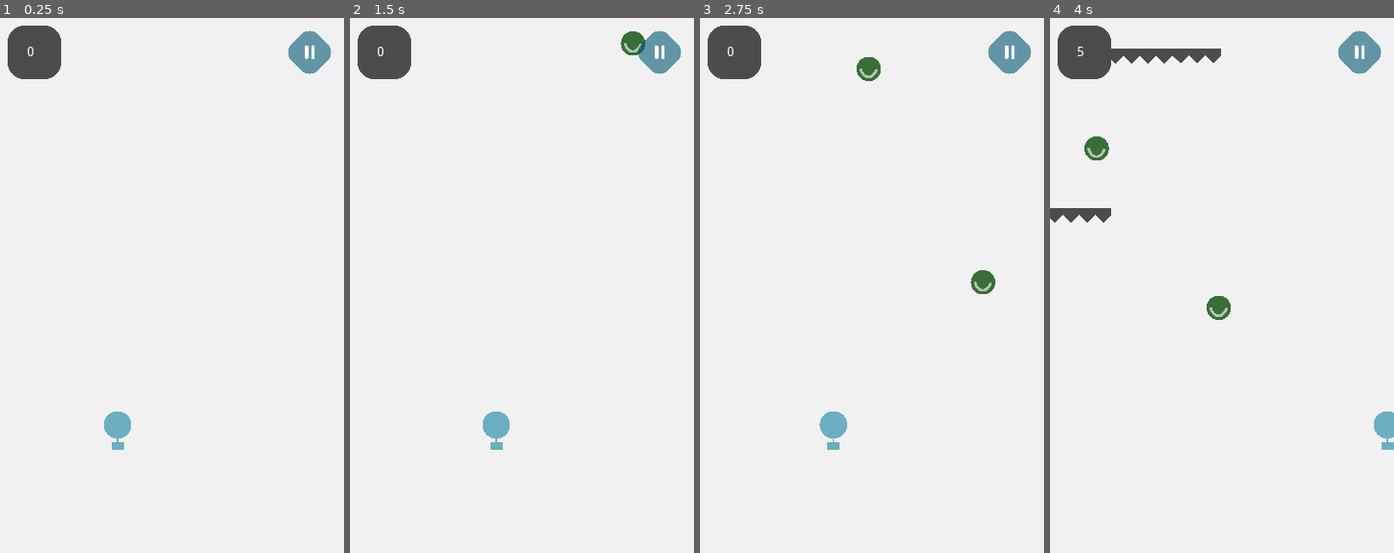
Above: before the commit, frames 1-4 (left to right).
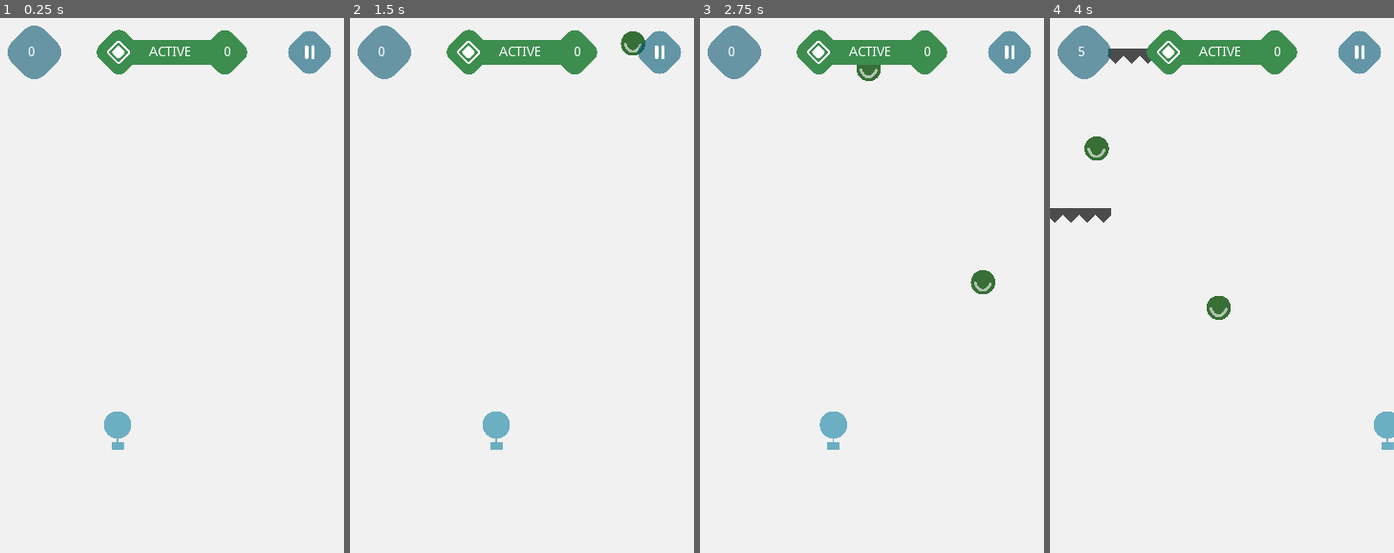
Above: after the commit, the same moments.

Repository: efenstakes/psnn
Game: Godot game, scene res://scenes/PSNN.tscn
The game is run twice, just before and just after one commit, with the same random seed, the same clock (stepped at 60 frames per second) and the same inputs.
Inputs (mouse positions are in pixels of both pictures, inside the frame that each line leads up to):
- Up to frame 1 (0.25 s): no input
- Up to frame 2 (1.5 s): click (659, 50) at 0.5 s; tap Enter at 1.25 s; hold Right (ui_right) from 1.28 s (still down)
- Up to frame 3 (2.75 s): release Right (ui_right) at 2.03 s; hold Left (ui_left) from 2.03 s (still down)
- Up to frame 4 (4 s): release Left (ui_left) at 2.78 s; hold Right (ui_right) from 2.78 s (still down)

The runs differ from the first frame. In frame 1, 3.6% of the frame differs, in the area x 2-72%, y 1-12%; in frame 2, 3.6%; in frame 3, 3.6%; in frame 4, 3.7%.

Commit message:
update logic & add shield indicator

Diff:
--- a/scenes/HUD.tscn
+++ b/scenes/HUD.tscn
@@ -1,7 +1,8 @@
-[gd_scene load_steps=4 format=2]
+[gd_scene load_steps=5 format=2]
 
 [ext_resource path="res://scripts/HUD.gd" type="Script" id=1]
-[ext_resource path="res://assets/round_box_black.png" type="Texture" id=2]
+[ext_resource path="res://assets/round_box.png" type="Texture" id=2]
+[ext_resource path="res://assets/shield-indicator.png" type="Texture" id=3]
 [ext_resource path="res://assets/pause_button.png" type="Texture" id=4]
 
 [node name="HUD" type="CanvasLayer"]
@@ -21,7 +22,7 @@
 margin_right = 344.0
 margin_bottom = 56.0
 
-[node name="NinePatchRect" type="NinePatchRect" parent="VBoxContainer/HBoxContainer"]
+[node name="ScoreContainer" type="NinePatchRect" parent="VBoxContainer/HBoxContainer"]
 margin_right = 56.0
 margin_bottom = 56.0
 rect_min_size = Vector2( 56, 56 )
@@ -29,29 +30,61 @@
 size_flags_vertical = 4
 texture = ExtResource( 2 )
 
-[node name="Score" type="Label" parent="VBoxContainer/HBoxContainer/NinePatchRect"]
+[node name="Score" type="Label" parent="VBoxContainer/HBoxContainer/ScoreContainer"]
 anchor_left = 0.5
 anchor_top = 0.5
 anchor_right = 0.5
 anchor_bottom = 0.5
-margin_left = -8.0
+margin_left = -7.0
 margin_top = -7.0
-margin_right = 19.0
+margin_right = 9.0
 margin_bottom = 7.0
 text = "9"
 __meta__ = {
 "_edit_use_anchors_": false
 }
 
-[node name="ColorRect" type="ColorRect" parent="VBoxContainer/HBoxContainer"]
+[node name="Sheld" type="TextureRect" parent="VBoxContainer/HBoxContainer"]
 margin_left = 60.0
-margin_top = 28.0
 margin_right = 284.0
-margin_bottom = 28.0
+margin_bottom = 56.0
 size_flags_horizontal = 3
-size_flags_vertical = 4
+texture = ExtResource( 3 )
+expand = true
+stretch_mode = 6
+__meta__ = {
+"_edit_use_anchors_": false
+}
 
-[node name="TextureButton" type="TextureButton" parent="VBoxContainer/HBoxContainer"]
+[node name="status" type="Label" parent="VBoxContainer/HBoxContainer/Sheld"]
+margin_left = 88.0
+margin_top = 21.0
+margin_right = 132.0
+margin_bottom = 35.0
+size_flags_horizontal = 5
+size_flags_vertical = 5
+text = "ACTIVE"
+align = 1
+valign = 1
+__meta__ = {
+"_edit_use_anchors_": false
+}
+
+[node name="RemainingTime" type="Label" parent="VBoxContainer/HBoxContainer/Sheld"]
+margin_left = 164.0
+margin_top = 21.0
+margin_right = 174.0
+margin_bottom = 35.0
+size_flags_horizontal = 5
+size_flags_vertical = 5
+text = "0"
+align = 2
+valign = 1
+__meta__ = {
+"_edit_use_anchors_": false
+}
+
+[node name="PauseResume" type="TextureButton" parent="VBoxContainer/HBoxContainer"]
 margin_left = 288.0
 margin_right = 344.0
 margin_bottom = 56.0
@@ -62,4 +95,4 @@
 expand = true
 stretch_mode = 5
 
-[connection signal="pressed" from="VBoxContainer/HBoxContainer/TextureButton" to="." method="_on_TextureButton_pressed"]
+[connection signal="pressed" from="VBoxContainer/HBoxContainer/PauseResume" to="." method="_on_TextureButton_pressed"]
--- a/scripts/HUD.gd
+++ b/scripts/HUD.gd
@@ -1,13 +1,15 @@
 extends CanvasLayer
 
 
-onready var ScoreLabel := $VBoxContainer/HBoxContainer/NinePatchRect/Score
-onready var PauseResumeButton: TextureButton = $VBoxContainer/HBoxContainer/TextureButton
+onready var ScoreLabel := $VBoxContainer/HBoxContainer/ScoreContainer/Score
+onready var PauseResumeButton: TextureButton = $VBoxContainer/HBoxContainer/PauseResume
 
 
 
 onready var PauseTexture := load("res://assets/pause_button.png")
 onready var ResumeTexture := load("res://assets/play_button.png")
+
+
 
 
 # Called when the node enters the scene tree for the first time.
